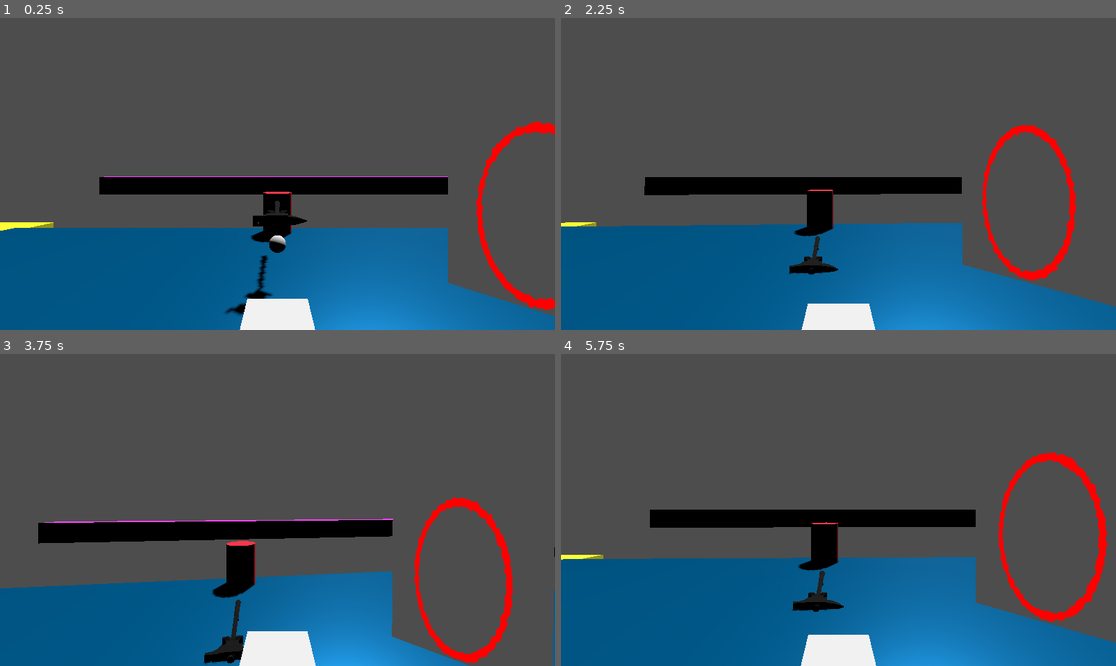
Above: before the commit, frames 1-4 (two rows, left to right).
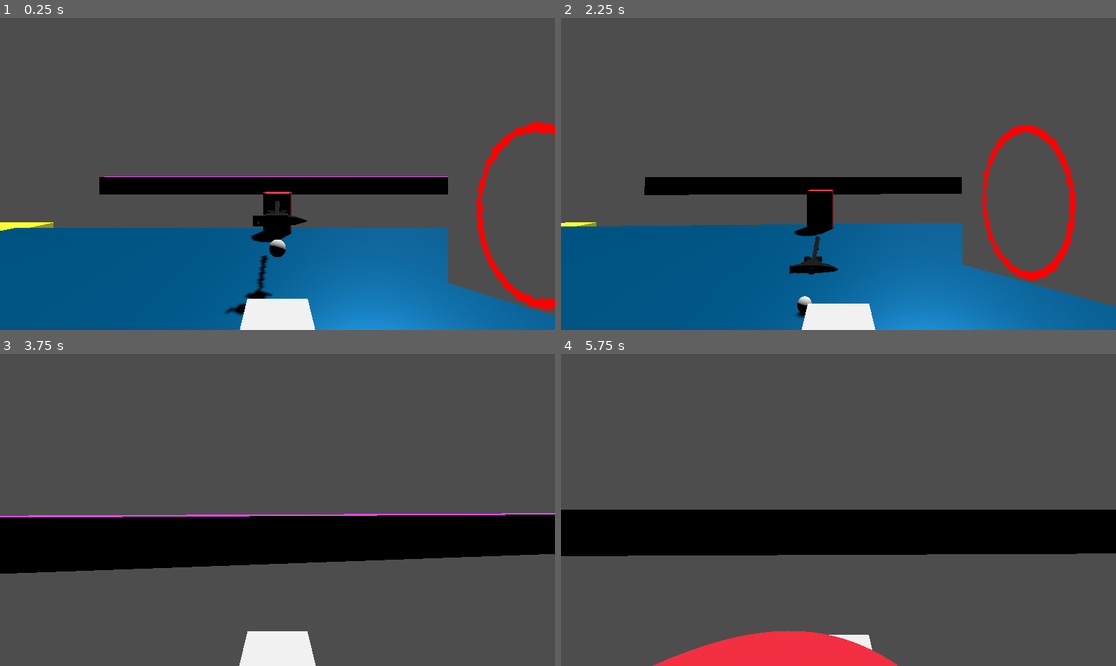
Above: after the commit, the same moments.

Repository: Charlie-Quin/Portals-
Game: Godot game, scene res://scenes/world.tscn
Two runs of this game, one before a commit and one after it. Both use one fixed random seed, a clock stepped at 60 frames per second and the inputs below.
Inputs (mouse positions are in pixels of both pictures, inside the frame that each line leads up to):
- Up to frame 1 (0.25 s): no input
- Up to frame 2 (2.25 s): move the mouse to (866, 174) at 0.52 s; tap A (a) at 0.6 s; tap Space (jump) at 0.77, 1.52 s; tap D (d) at 0.8, 1.35 s; move the mouse to (810, 174) at 1.27 s; tap S (s) at 1.55, 2.1 s; move the mouse to (849, 167) at 2.02 s
- Up to frame 3 (3.75 s): tap W (w) at 2.3, 2.85 s; move the mouse to (271, 516) at 2.77 s; tap Space (jump) at 3.02 s; tap Middle mouse button (teleport, bound only after the commit) at 3.05, 3.6 s; move the mouse to (316, 513) at 3.52 s
- Up to frame 4 (5.75 s): tap Space (jump) at 3.77, 4.52 s; tap A (a) at 3.8, 4.35 s; move the mouse to (794, 506) at 4.27 s; tap D (d) at 4.55, 5.1 s; move the mouse to (844, 510) at 5.02 s; tap S (s) at 5.3 s

The runs differ from the first frame. In frame 1, 0.1% of the frame differs, in the area x 48-52%, y 69-77%; in frame 2, 0.1%; in frame 3, 32%; in frame 4, 41%, in the area x 0-100%, y 31-100%.

Commit message:
added ender pearls woo

Diff:
--- /dev/null
+++ b/ender_pearl.gd
@@ -0,0 +1,22 @@
+extends PortalKinematicBody
+
+var teleportTarget #teleport targetMust have the "teleport" method that takes a globaltransform and a normal
+
+var gravity = 10
+
+func _physics_process(delta):
+
+	velocity.y -= gravity * delta
+
+	print(velocity)
+
+	move_and_slide()
+
+	if get_last_slide_collision() and teleportTarget:
+		pass
+		teleportTarget.teleport(global_transform,get_last_slide_collision().get_normal())
+		queue_free()
+
+	handlePortals(delta)
+
+	pass
--- a/ender_pearl.tscn
+++ b/ender_pearl.tscn
@@ -1,6 +1,6 @@
 [gd_scene load_steps=9 format=3 uid="uid://btm5peoydul10"]
 
-[ext_resource type="Script" path="res://items/portalRigidBody.gd" id="1_8kcyp"]
+[ext_resource type="Script" path="res://ender_pearl.gd" id="1_khqbw"]
 [ext_resource type="Script" path="res://scripts/cuttableMesh.gd" id="2_ixk7l"]
 
 [sub_resource type="Shader" id="Shader_47l5d"]
@@ -115,10 +115,12 @@
 [sub_resource type="SphereShape3D" id="SphereShape3D_c2kpe"]
 radius = 0.1
 
-[node name="EnderPearl" type="RigidBody3D" node_paths=PackedStringArray("realMesh", "dummyMesh")]
-script = ExtResource("1_8kcyp")
+[node name="EnderPearl" type="CharacterBody3D" node_paths=PackedStringArray("dummyMesh", "realMesh") groups=["portalAble"]]
+collision_layer = 8
+collision_mask = 4
+script = ExtResource("1_khqbw")
+dummyMesh = NodePath("dummy")
 realMesh = NodePath("real")
-dummyMesh = NodePath("dummy")
 
 [node name="real" type="MeshInstance3D" parent="."]
 material_override = SubResource("ShaderMaterial_drhm3")
--- a/items/portalRigidBody.gd
+++ b/items/portalRigidBody.gd
@@ -1,5 +1,6 @@
 extends RigidBody3D
 
+class_name PortalRigidBody
 
 @export var realMesh : Node3D
 @export var dummyMesh : Node3D
--- a/project.godot
+++ b/project.godot
@@ -55,6 +55,11 @@
 "events": [Object(InputEventKey,"resource_local_to_scene":false,"resource_name":"","device":-1,"window_id":0,"alt_pressed":false,"shift_pressed":false,"ctrl_pressed":false,"meta_pressed":false,"pressed":false,"keycode":0,"physical_keycode":71,"key_label":0,"unicode":103,"echo":false,"script":null)
 ]
 }
+teleport={
+"deadzone": 0.5,
+"events": [Object(InputEventMouseButton,"resource_local_to_scene":false,"resource_name":"","device":-1,"window_id":0,"alt_pressed":false,"shift_pressed":false,"ctrl_pressed":false,"meta_pressed":false,"button_mask":4,"position":Vector2(162, 21),"global_position":Vector2(166, 62),"factor":1.0,"button_index":3,"canceled":false,"pressed":true,"double_click":false,"script":null)
+]
+}
 
 [layer_names]
 
--- a/scenes/player.tscn
+++ b/scenes/player.tscn
@@ -50,10 +50,13 @@
 material = SubResource("StandardMaterial3D_cccij")
 size = Vector3(0.1, 0.1, 1)
 
-[node name="player" type="CharacterBody3D" groups=["portalAble"]]
+[node name="player" type="CharacterBody3D" node_paths=PackedStringArray("dummyMesh", "realMesh") groups=["portalAble"]]
 collision_layer = 3
 collision_mask = 4
 script = ExtResource("1_l14o8")
+pearlPath = "res://ender_pearl.tscn"
+dummyMesh = NodePath("dummyMesh")
+realMesh = NodePath("realMesh")
 
 [node name="CollisionShape3D" type="CollisionShape3D" parent="."]
 shape = SubResource("CapsuleShape3D_js4xe")
--- a/scripts/player.gd
+++ b/scripts/player.gd
@@ -1,14 +1,14 @@
-extends CharacterBody3D
+extends PortalKinematicBody
 
 @onready var head : Node3D = $head/neck
 @onready var neck = $head
 @onready var camera = $head/neck/Camera3D
 
+@export var pearlPath = ""
+
 const SPEED = 5.0
 const ACCEL = 6.0
 const JUMP_VELOCITY = 4.5
-
-var currentPortal : portal = null
 
 # Get the gravity from the project settings to be synced with RigidBody nodes.
 var gravity = ProjectSettings.get_setting("physics/3d/default_gravity")
@@ -46,60 +46,11 @@
 
 	handlePortals(delta)
 
-
-func rotateToUp(delta):
-
-	var difference = basis.y .angle_to(Vector3.UP)
-	#print(difference)
-
-	if difference < deg_to_rad(2):
-		return
-
-	var axis = (Vector3.UP.cross(global_transform.basis.y.normalized())).normalized()
-
-	var p = -0.04
-	rotate(axis,difference * p)
+	if Input.is_action_just_pressed("teleport"):
+		throwPearl()
 
 
 
-@onready var dummyMesh : MeshInstance3D = $dummyMesh
-@onready var realMesh : MeshInstance3D = $realMesh
-func handlePortals(delta):
-
-	dummyMesh.visible = true if currentPortal else false
-	dummyMesh.cut = true if currentPortal else false
-	realMesh.cut = true if currentPortal else false
-
-	#if we're not in a portal skip this step
-	if !currentPortal:
-		return
-
-	dummyMesh.global_transform = currentPortal.getSwappedPosition(global_transform)
-	dummyMesh.cutPlane = currentPortal.targetPortal.cutPlane
-
-	realMesh.cutPlane = currentPortal.cutPlane
-
-
-
-	var wentThroughPortal = currentPortal.global_transform.basis.z.angle_to((currentPortal.global_transform.origin - global_transform.origin + velocity * delta)) > PI/2
-
-	if wentThroughPortal:
-		swapToNewPosition()
-
-		handlePortals(delta)
-
-
-func swapToNewPosition():
-
-	var OGTransform = global_transform
-
-	global_transform = currentPortal.getSwappedPosition(global_transform)
-
-	velocity = currentPortal.adjustToNewTransform(velocity,OGTransform,global_transform)
-
-	currentPortal = currentPortal.targetPortal
-
-	pass
 
 const SENSITIVITY = 0.0015
 
@@ -116,3 +67,21 @@
 
 		neck.rotation.x += (-event.relative.y * SENSITIVITY)
 		neck.rotation.x = clamp(neck.rotation.x, deg_to_rad(-90),deg_to_rad(90))
+
+
+func teleport(globalTransform,normal):
+
+	global_transform.origin = globalTransform.origin
+
+	global_position += normal * 1.2
+
+
+
+func throwPearl():
+	var pearl = load(pearlPath).instantiate()
+	pearl.teleportTarget = self
+
+	get_parent().add_child(pearl)
+
+	pearl.velocity = -neck.global_basis.z * 10
+	pearl.global_position = neck.global_position + -neck.global_basis.z * 1.1
--- a/scripts/portal.gd
+++ b/scripts/portal.gd
@@ -57,6 +57,11 @@
 
 	var overlappers = $objectDetector.get_overlapping_bodies()
 	for body in trackedEntities:
+
+		if !is_instance_valid(body):
+			trackedEntities.remove_at(trackedEntities.find(body))
+			continue
+
 		if body.currentPortal != self:
 			trackedEntities.remove_at(trackedEntities.find(body))
 		elif !overlappers.has(body):
--- /dev/null
+++ b/scripts/portalKinematicBody.gd
@@ -0,0 +1,59 @@
+extends CharacterBody3D
+
+class_name PortalKinematicBody
+
+var currentPortal : portal
+
+func rotateToUp(delta):
+
+	var difference = basis.y .angle_to(Vector3.UP)
+	#print(difference)
+
+	if difference < deg_to_rad(2):
+		return
+
+	var axis = (Vector3.UP.cross(global_transform.basis.y.normalized())).normalized()
+
+	var p = -0.04
+	rotate(axis,difference * p)
+
+
+
+@export var dummyMesh : Node3D
+@export var realMesh : Node3D
+func handlePortals(delta):
+
+	dummyMesh.visible = true if currentPortal else false
+	dummyMesh.cut = true if currentPortal else false
+	realMesh.cut = true if currentPortal else false
+
+	#if we're not in a portal skip this step
+	if !currentPortal:
+		return
+
+	dummyMesh.global_transform = currentPortal.getSwappedPosition(global_transform)
+	dummyMesh.cutPlane = currentPortal.targetPortal.cutPlane
+
+	realMesh.cutPlane = currentPortal.cutPlane
+
+
+
+	var wentThroughPortal = currentPortal.global_transform.basis.z.angle_to((currentPortal.global_transform.origin - global_transform.origin + velocity * delta)) > PI/2
+
+	if wentThroughPortal:
+		swapToNewPosition()
+
+		handlePortals(delta)
+
+
+func swapToNewPosition():
+
+	var OGTransform = global_transform
+
+	global_transform = currentPortal.getSwappedPosition(global_transform)
+
+	velocity = currentPortal.adjustToNewTransform(velocity,OGTransform,global_transform)
+
+	currentPortal = currentPortal.targetPortal
+
+	pass
--- /dev/null
+++ b/teleporty_gun.gd
@@ -0,0 +1,19 @@
+extends Node3D
+
+@export var pathToPearl = ""
+
+# Called when the node enters the scene tree for the first time.
+func _ready():
+	pass # Replace with function body.
+
+
+# Called every frame. 'delta' is the elapsed time since the previous frame.
+func _process(delta):
+
+	if Input.is_action_just_pressed("teleport"):
+
+
+
+		pass
+
+	pass
--- a/teleporty_gun.tscn
+++ b/teleporty_gun.tscn
@@ -1,4 +1,6 @@
-[gd_scene load_steps=5 format=3 uid="uid://bn6by6oj7eogh"]
+[gd_scene load_steps=6 format=3 uid="uid://bn6by6oj7eogh"]
+
+[ext_resource type="Script" path="res://teleporty_gun.gd" id="1_y4r7i"]
 
 [sub_resource type="FastNoiseLite" id="FastNoiseLite_oya84"]
 noise_type = 4
@@ -16,6 +18,8 @@
 albedo_color = Color(0.721569, 0.321569, 0.2, 1)
 
 [node name="teleportyGun" type="Node3D"]
+script = ExtResource("1_y4r7i")
+pathToPearl = "res://ender_pearl.tscn"
 
 [node name="CSGBox3D" type="CSGBox3D" parent="."]
 transform = Transform3D(1, 0, 0, 0, 1, 0, 0, 0, 1, 0.0832891, 0.00396731, -4.7639e-05)
